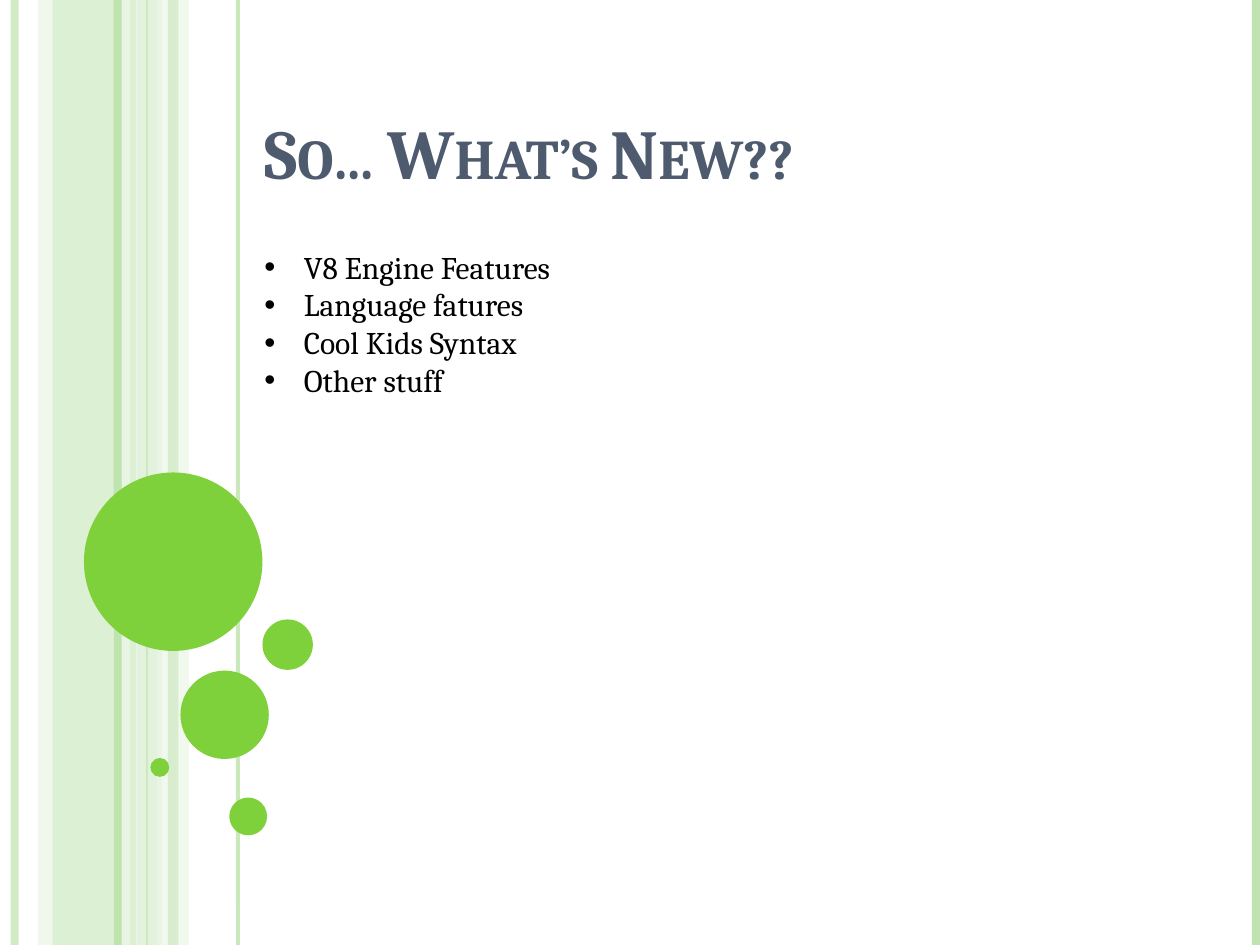
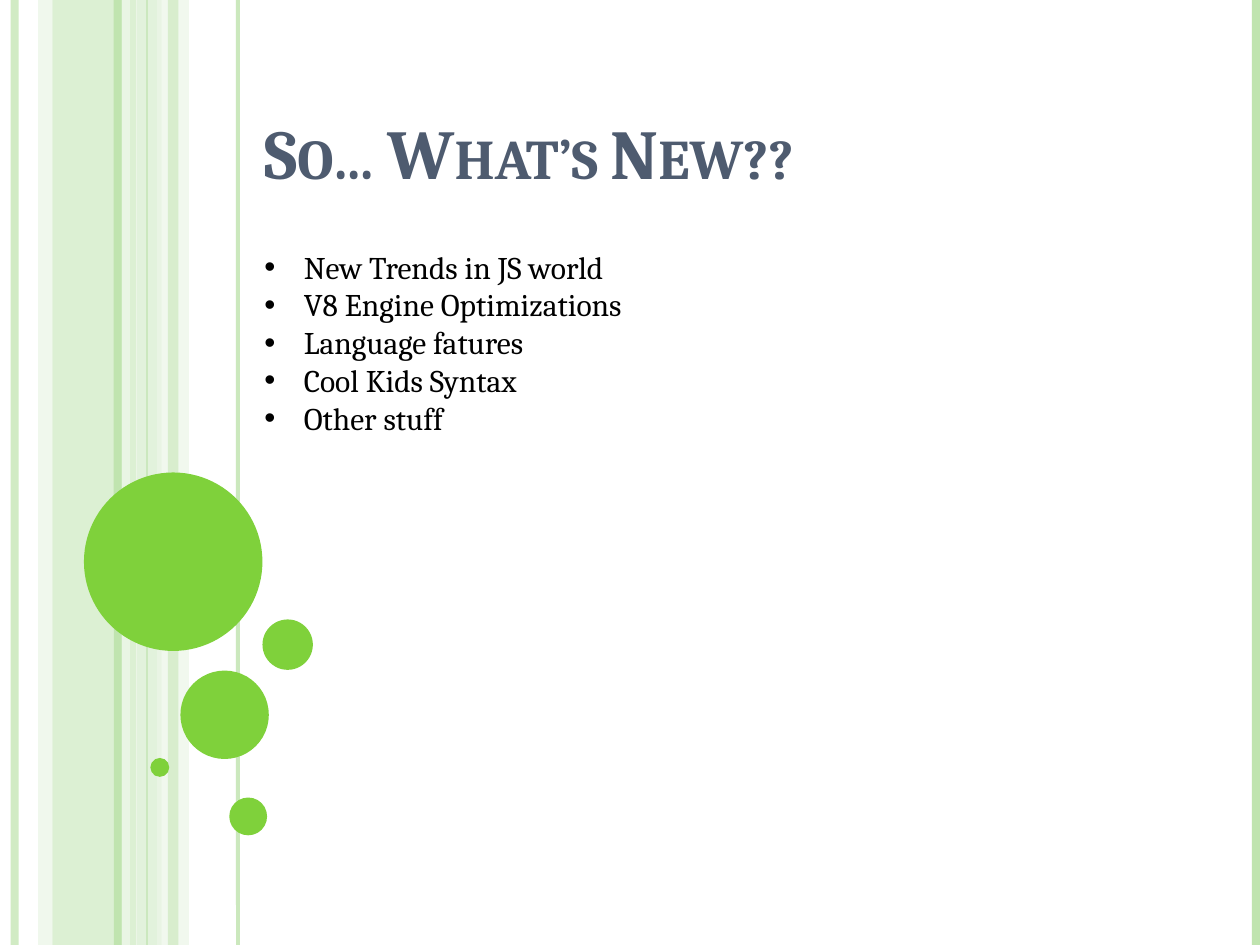
Before and after one commit to ntedgi/infra-meetings, a slide deck: slide 4 of from Node14 to 18_4/Node14-18.powerpoint.pptx. Drawn at 1260x945 pixels with LibreOffice and Linux fonts; fonts in the diff are those of the drawing. Boxes give left, top, right and bottom in pixels: in the first picture for what was removed or moved away, otherwise in the second. Text is boxed around its words. In the diff, an @@ line names an element or a change of style, - is before the commit and + after.

```diff
--- a/from Node14 to 18_4/Node14-18.powerpoint.pptx
+++ b/from Node14 to 18_4/Node14-18.powerpoint.pptx
@@ text at <box>304,257,622,323</box>: text changed @@
-• V8 Engine Features
+• New Trends in JS world
+• V8 Engine Optimizations
```
Also in this commit, not shown: 3 other slides changed, 1 slide added, 11 other files.
